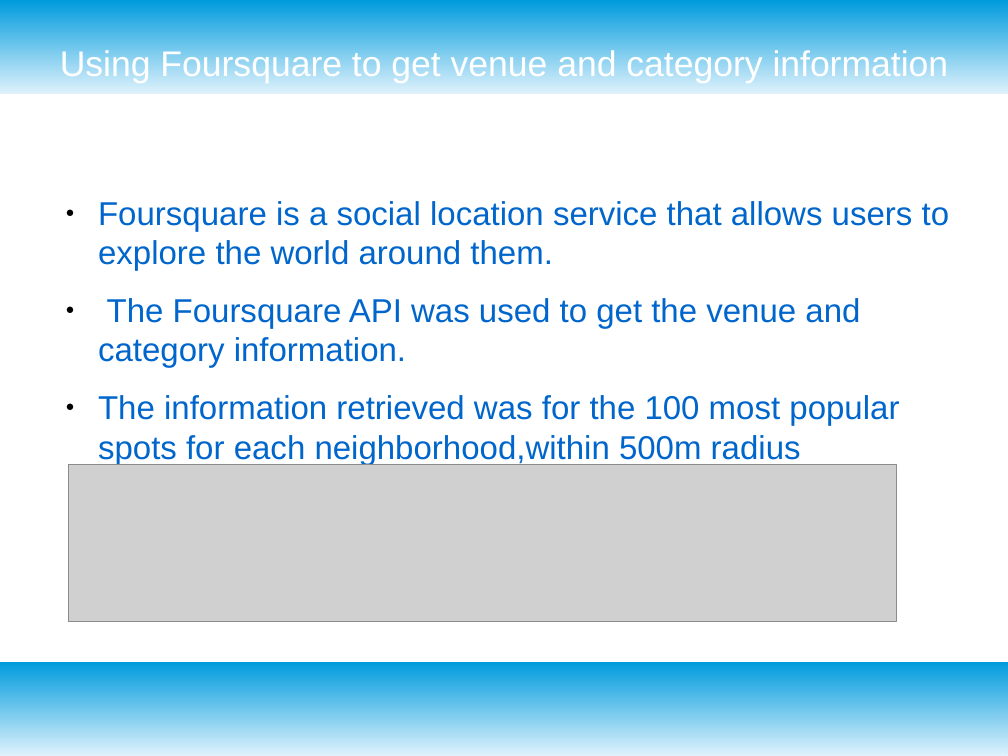
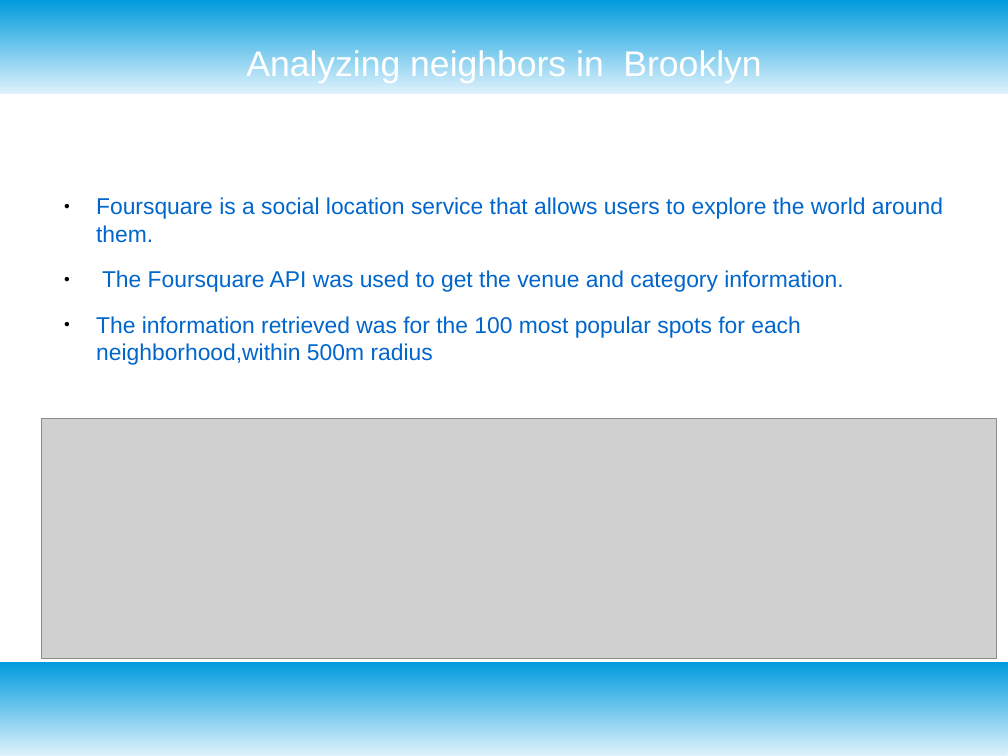
Before and after one commit to Tatenda23/Cousera_Capstone, a slide deck: slide 5 of Presentation.odp. Drawn at 1008x756 pixels with LibreOffice and Linux fonts; fonts in the diff are those of the drawing; grey boxes stand for pictures. Boxes give left, top, right and bottom in pixels: in the first picture for what was removed or moved away, otherwise in the second. Text is boxed around its words. In the diff, an @@ line names an element or a change of style, - is before the commit and + after.

```diff
--- a/Presentation.odp
+++ b/Presentation.odp
@@ title at <box>246,48,761,83</box>: text changed @@
-Using Foursquare to get venue and category information
+Analyzing neighbors in Brooklyn
@@ text "Foursquare is a social location ..." at <box>96,197,943,365</box>: size 26 to 18 pt @@
@@ picture: place and size @@
-picture at <box>69,465,896,622</box>
+picture at <box>41,419,997,659</box>
```
Also in this commit, not shown: 4 other slides changed, 8 slides added, 3 slides removed, 2 other files.
